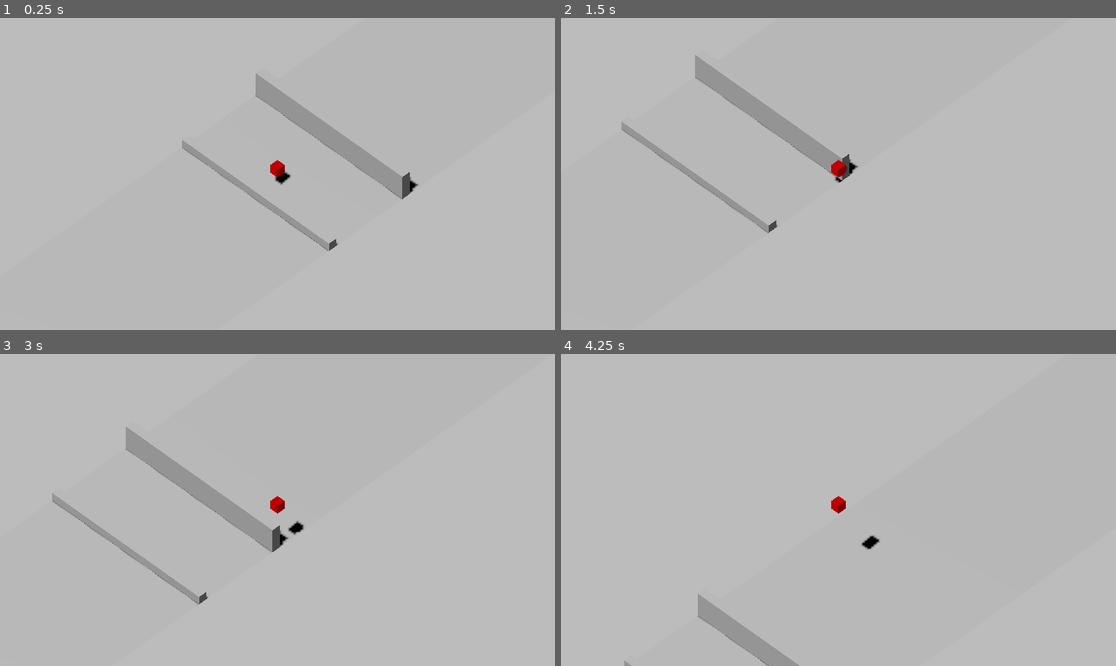
Above: before the commit, frames 1-4 (two rows, left to right).
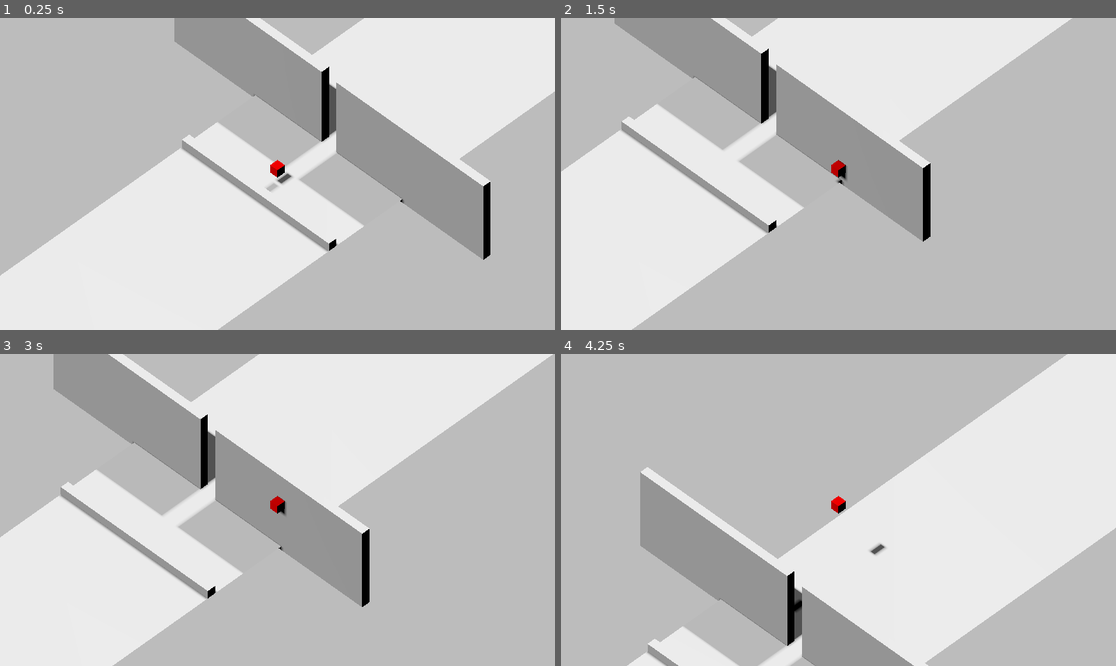
Above: after the commit, the same moments.

Repository: Datoh/OneCloneAMonth-2024-03-Zaxxon
Game: Godot game, scene res://test_3d_iso_scene.tscn
The game is run twice, just before and just after one commit, with the same random seed, the same clock (stepped at 60 frames per second) and the same inputs.
Inputs:
- Up to frame 1 (0.25 s): no input
- Up to frame 2 (1.5 s): hold Right (ui_right) 0.53-1.28 s; hold Down (ui_down) from 1.28 s (still down)
- Up to frame 3 (3 s): tap Enter at 2 s; release Down (ui_down) at 2.03 s; hold Right (ui_right) 2.03-2.78 s; tap Space at 2.75 s; hold Up (ui_up) from 2.78 s (still down)
- Up to frame 4 (4.25 s): release Up (ui_up) at 3.53 s; hold Left (ui_left) from 3.53 s (still down)

The runs differ from the first frame. In frame 1, 50% of the frame differs, in the area x 0-100%, y 0-100%; in frame 2, 42%; in frame 3, 49%; in frame 4, 45%.

Commit message:
Add back light

Diff:
--- a/test_3d_iso_scene.tscn
+++ b/test_3d_iso_scene.tscn
@@ -29,6 +29,7 @@
 albedo_color = Color(1, 0, 0, 1)
 
 [sub_resource type="BoxMesh" id="BoxMesh_q24do"]
+lightmap_size_hint = Vector2i(14, 21)
 material = SubResource("ORMMaterial3D_7gp3x")
 
 [sub_resource type="ORMMaterial3D" id="ORMMaterial3D_fq2ua"]
@@ -59,13 +60,23 @@
 shape = SubResource("ConcavePolygonShape3D_igljk")
 
 [node name="Wall2" type="MeshInstance3D" parent="Walls"]
-transform = Transform3D(1, 0, 0, 0, 3, 0, 0, 0, 20, 10, 1.5, 0)
+transform = Transform3D(1, 0, 0, 0, 10, 0, 0, 0, 20, 10, 4.5, 11)
 mesh = SubResource("BoxMesh_srbfy")
 skeleton = NodePath("../..")
 
 [node name="StaticBody3D" type="StaticBody3D" parent="Walls/Wall2"]
 
 [node name="CollisionShape3D" type="CollisionShape3D" parent="Walls/Wall2/StaticBody3D"]
+shape = SubResource("ConcavePolygonShape3D_igljk")
+
+[node name="Wall3" type="MeshInstance3D" parent="Walls"]
+transform = Transform3D(1, 0, 0, 0, 10, 0, 0, 0, 20, 10, 4.5, -11)
+mesh = SubResource("BoxMesh_srbfy")
+skeleton = NodePath("../..")
+
+[node name="StaticBody3D" type="StaticBody3D" parent="Walls/Wall3"]
+
+[node name="CollisionShape3D" type="CollisionShape3D" parent="Walls/Wall3/StaticBody3D"]
 shape = SubResource("ConcavePolygonShape3D_igljk")
 
 [node name="Player" type="CharacterBody3D" parent="."]
@@ -77,6 +88,7 @@
 remote_path = NodePath("../../CamPivot")
 
 [node name="MeshInstance3D" type="MeshInstance3D" parent="Player"]
+layers = 2
 mesh = SubResource("BoxMesh_q24do")
 skeleton = NodePath("../..")
 surface_material_override/0 = SubResource("ORMMaterial3D_fq2ua")
@@ -94,7 +106,13 @@
 size = 30.0
 far = 1000.0
 
-[node name="DirectionalLight3D" type="DirectionalLight3D" parent="."]
-transform = Transform3D(-0.544639, 0.669792, -0.504725, -0.419335, 0.303703, 0.855525, 0.72631, 0.677601, 0.115459, -17, 20, 0)
+[node name="MainLight" type="DirectionalLight3D" parent="."]
+transform = Transform3D(-2.18557e-08, 0.866025, -0.5, 3.78552e-08, 0.5, 0.866025, 1, 0, -4.37114e-08, -17, 20, 0)
 light_energy = 1.2
 shadow_enabled = true
+
+[node name="BackLight" type="DirectionalLight3D" parent="."]
+transform = Transform3D(-4.37114e-08, -0.866025, 0.5, 0, 0.5, 0.866025, -1, 3.78552e-08, -2.18557e-08, 27, 20, 0)
+light_energy = 0.2
+light_cull_mask = 4294967293
+shadow_enabled = true
